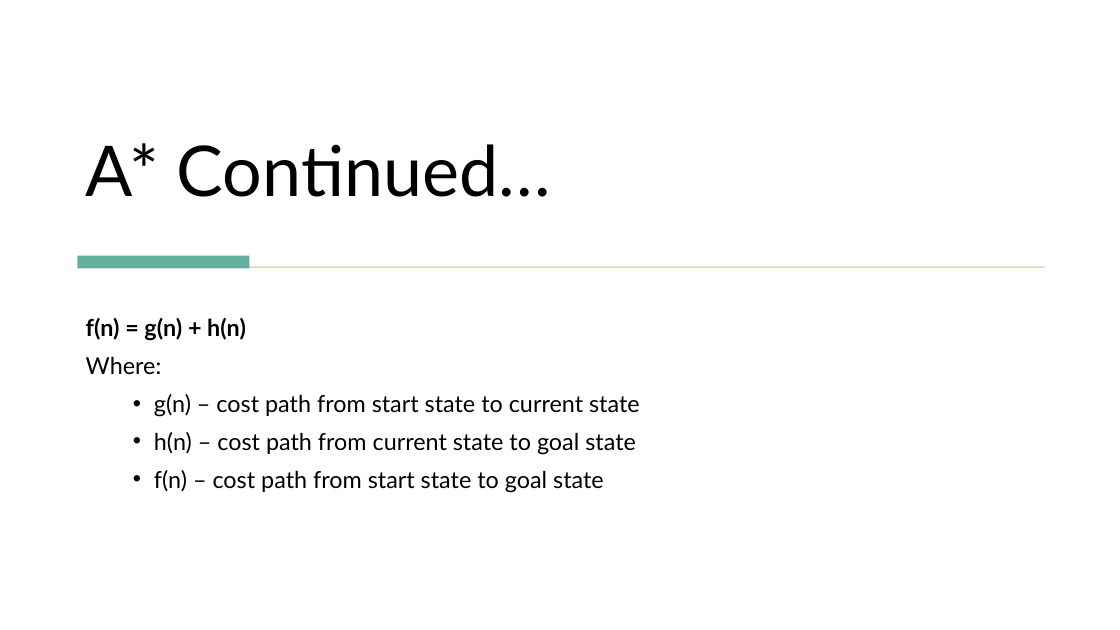
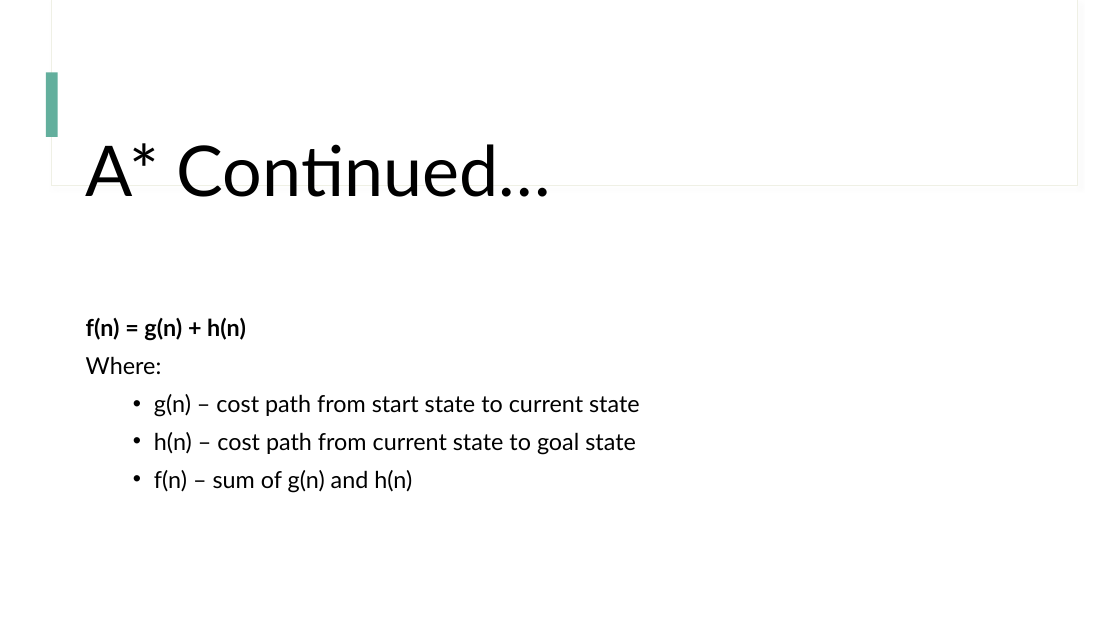
Before and after one commit to lauxpaux/Maze-Robotic-Path, a slide deck: slide 15 of AIAssignment2.pptx (slide 9 before the commit). Drawn at 1120x630 pixels with LibreOffice and Linux fonts; fonts in the diff are those of the drawing. Boxes give left, top, right and bottom in pixels: in the first picture for what was removed or moved away, otherwise in the second. Text is boxed around its words. In the diff, an @@ line names an element or a change of style, - is before the commit and + after.

```diff
--- a/AIAssignment2.pptx
+++ b/AIAssignment2.pptx
@@ rectangle removed at (0,0,1120,630) @@
@@ rectangle added at (46,72,58,137), fill #63AF9D @@
@@ rectangle removed at (77,255,250,268) @@
@@ rectangle removed at (80,266,1045,268) @@
@@ text at (154,470,412,493): text changed @@
-  • f(n) – cost path from start state to goal state
+  • f(n) – sum of g(n) and h(n)
```
Also in this commit, not shown: 1 other slide changed, 11 slides added, 4 slides removed.
